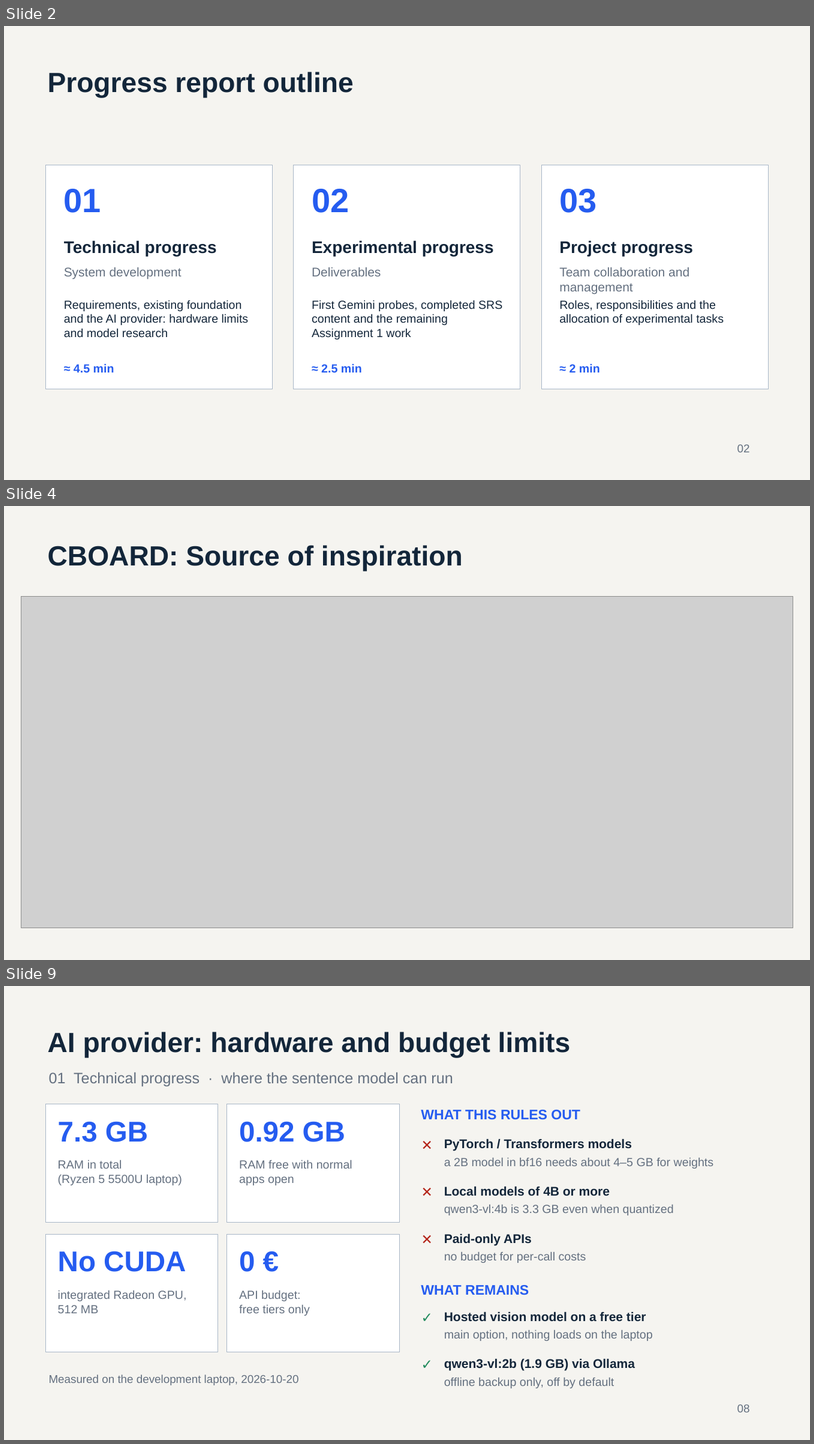
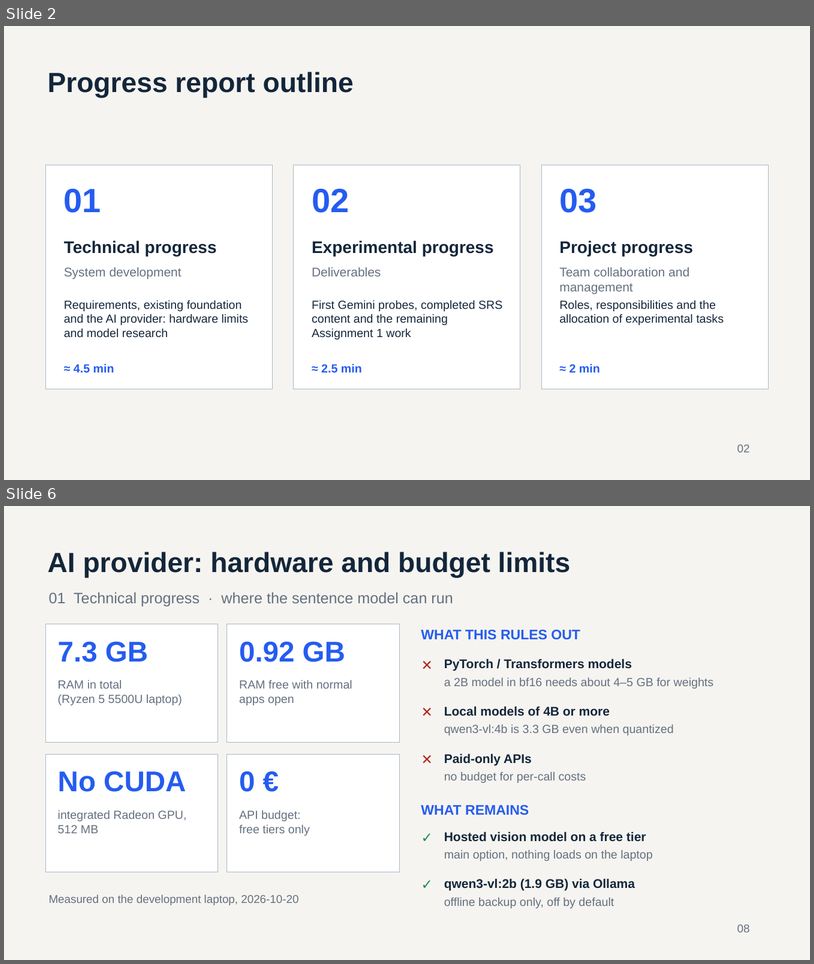
Before and after one commit to bhsei/26B, a slide deck: weekly-reports/W06/Weekly_Report_W06.pptx. Shown one above the other, each under a label of ours: slides 2, 4 and 9 before the commit, slides 2 and 6 after it; the slides between them are not shown. The pictures are 814x1444 and 814x964 pixels, drawn with LibreOffice and Linux fonts; fonts in the diff are those of the drawing; grey boxes stand for pictures. Boxes give left, top, right and bottom in pixels: in the first picture for what was removed or moved away, otherwise in the second. Text is boxed around its words. In the diff, an @@ line names an element or a change of style, - is before the commit and + after.

```diff
--- a/weekly-reports/W06/Weekly_Report_W06.pptx
+++ b/weekly-reports/W06/Weekly_Report_W06.pptx
@@ slide 4 removed at [4,506,810,960], background #F5F4F0 @@
@@ text removed at [48,545,463,571] @@
-CBOARD: Source of inspiration
@@ picture removed at [21,596,794,927] @@
@@ what was slide 9 is now slide 6 @@
```
Also in this commit, not shown: 1 slide changed, 8 slides added, 7 other slides removed.
